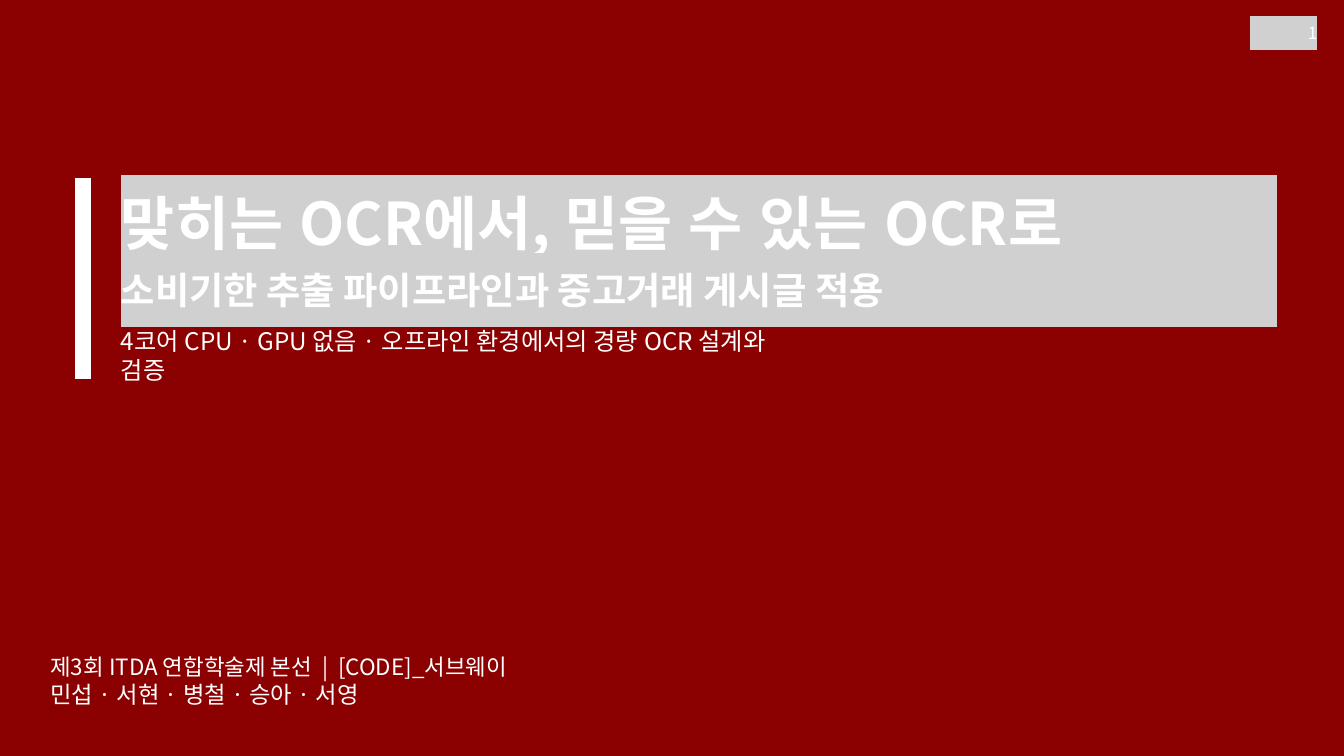
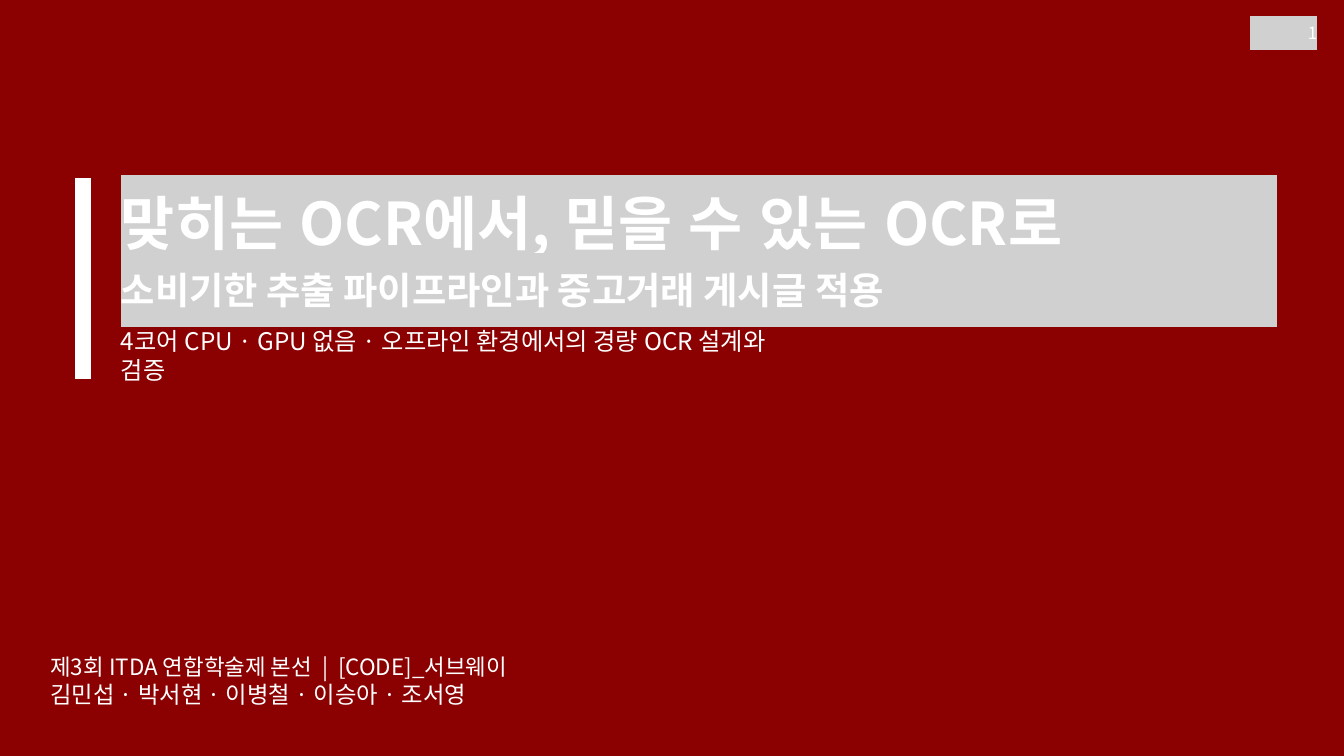
Before and after one commit to LEEbyeongchul/itda3-CODE-subway, a slide deck: slide 1 of 발표/[CODE]_서브웨이_본선발표.pptx. Drawn at 1344x756 pixels with LibreOffice and Linux fonts; fonts in the diff are those of the drawing; grey boxes stand for pictures. Boxes give left, top, right and bottom in pixels: in the first picture for what was removed or moved away, otherwise in the second. Text is boxed around its words. In the diff, an @@ line names an element or a change of style, - is before the commit and + after.

```diff
--- a/발표/[CODE]_서브웨이_본선발표.pptx
+++ b/발표/[CODE]_서브웨이_본선발표.pptx
@@ text at [50,679,466,705]: text changed @@
-민섭 · 서현 · 병철 · 승아 · 서영
+김민섭 · 박서현 · 이병철 · 이승아 · 조서영
```
Also in this commit, not shown: 1 other file.
